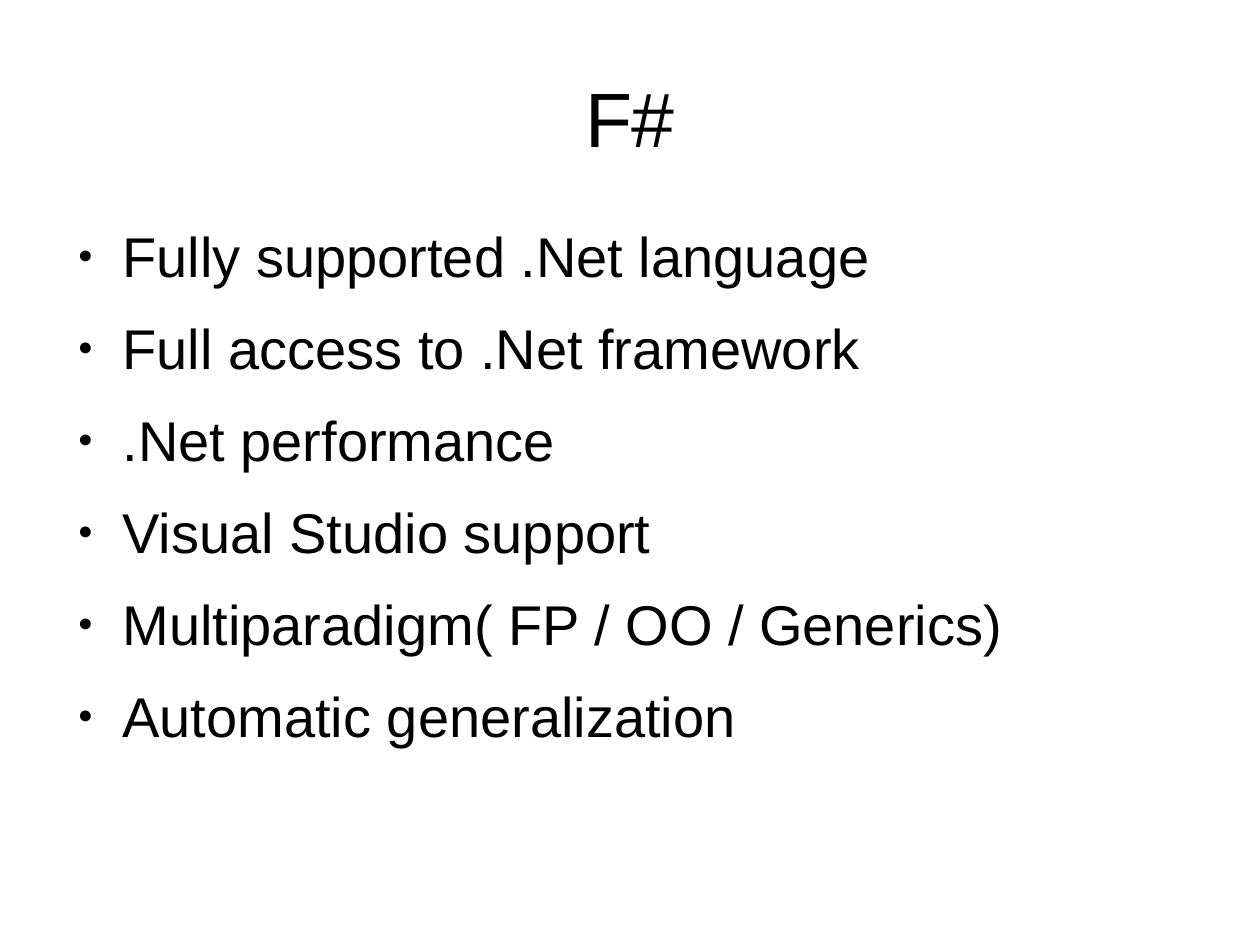
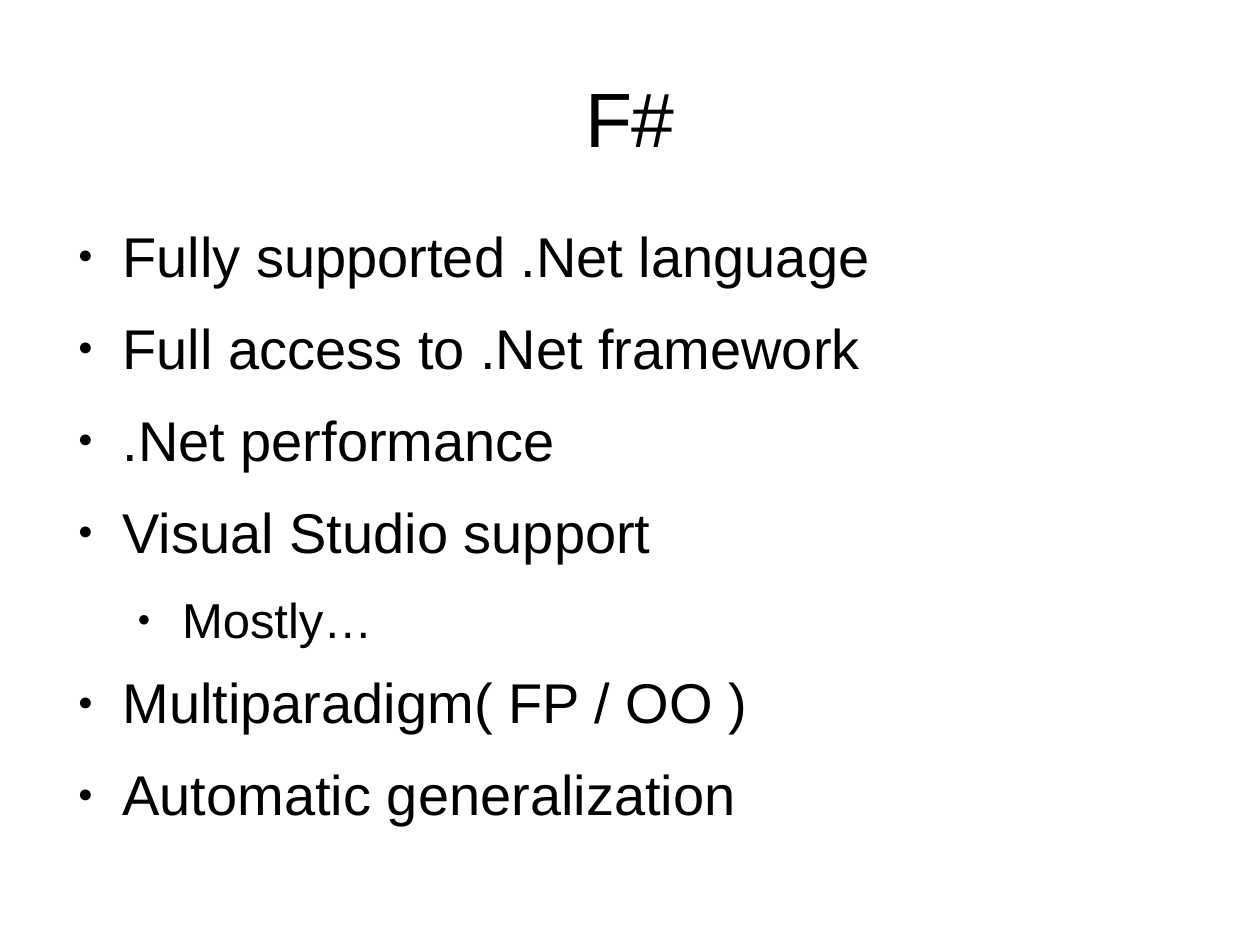
Before and after one commit to mlidbom/FSharpElevate, a slide deck: slide 16 of FSharp2.pptx (slide 10 before the commit). Drawn at 1260x945 pixels with LibreOffice and Linux fonts; fonts in the diff are those of the drawing. Boxes give left, top, right and bottom in pixels: in the first picture for what was removed or moved away, otherwise in the second. Text is boxed around its words. In the diff, an @@ line names an element or a change of style, - is before the commit and + after.

```diff
--- a/FSharp2.pptx
+++ b/FSharp2.pptx
@@ text at bbox=[123, 602, 712, 734]: text changed @@
-● Multiparadigm( FP / OO / Generics)
+  ● Mostly…
+● Multiparadigm( FP / OO )
```
Also in this commit, not shown: 10 other slides changed, 4 slides added, 2 slides removed.
